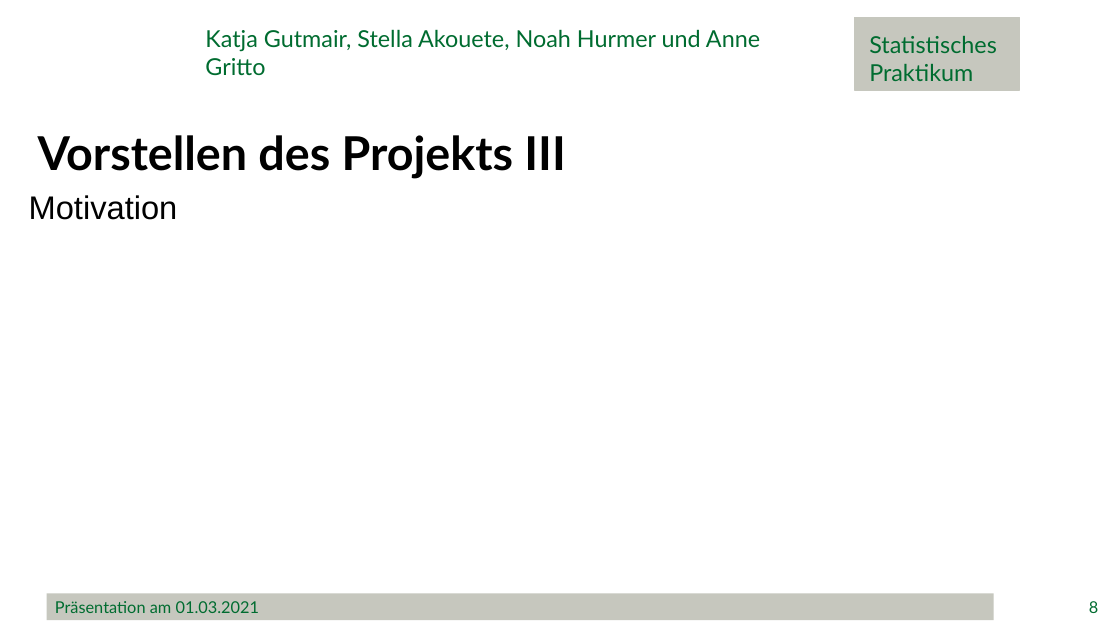
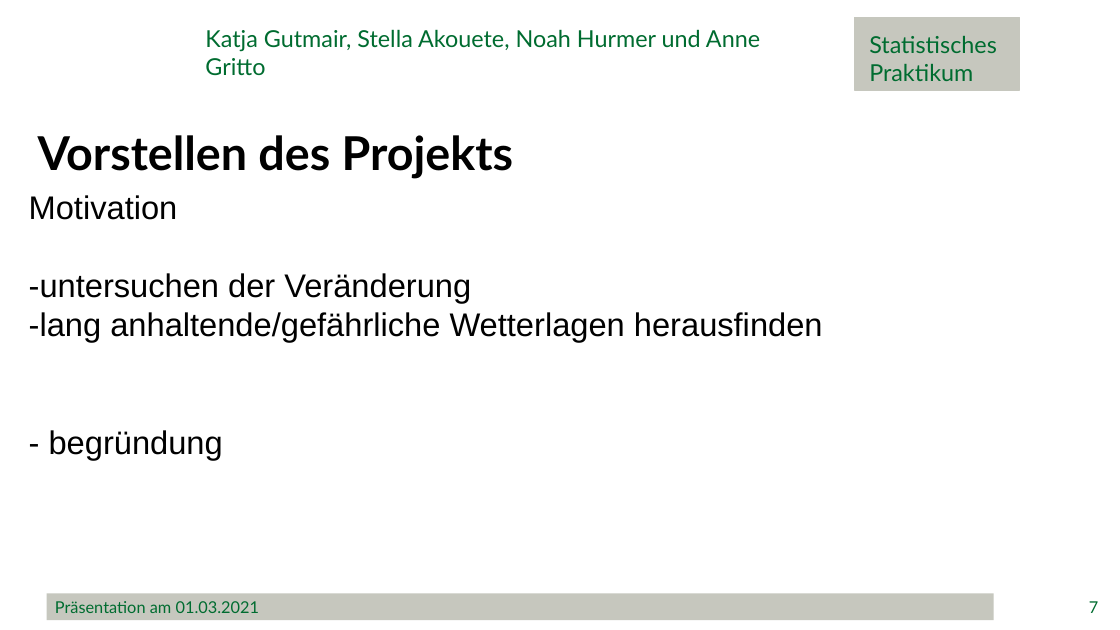
Before and after one commit to minimops/weatherFrog, a slide deck: slide 7 of documentation/ppt/Präsentation.pptx (slide 8 before the commit). Drawn at 1120x630 pixels with LibreOffice and Linux fonts; fonts in the diff are those of the drawing; background and template pictures are left out. Boxes give left, top, right and bottom in pixels: in the first picture for what was removed or moved away, otherwise in the second. Text is boxed around its words. In the diff, an @@ line names an element or a change of style, - is before the commit and + after.

```diff
--- a/documentation/ppt/Präsentation.pptx
+++ b/documentation/ppt/Präsentation.pptx
@@ text at (38,135,513,179): text changed @@
-Vorstellen des Projekts III
+Vorstellen des Projekts
@@ text at (29,273,823,460): paragraphs added @@
+-untersuchen der Veränderung
+-lang anhaltende/gefährliche Wetterlagen herausfinden
+- begründung
@@ page number at (1089,601,1098,613): text changed @@
-8
+7
```
Also in this commit, not shown: 23 other slides changed, 4 slides added, 9 other files.
